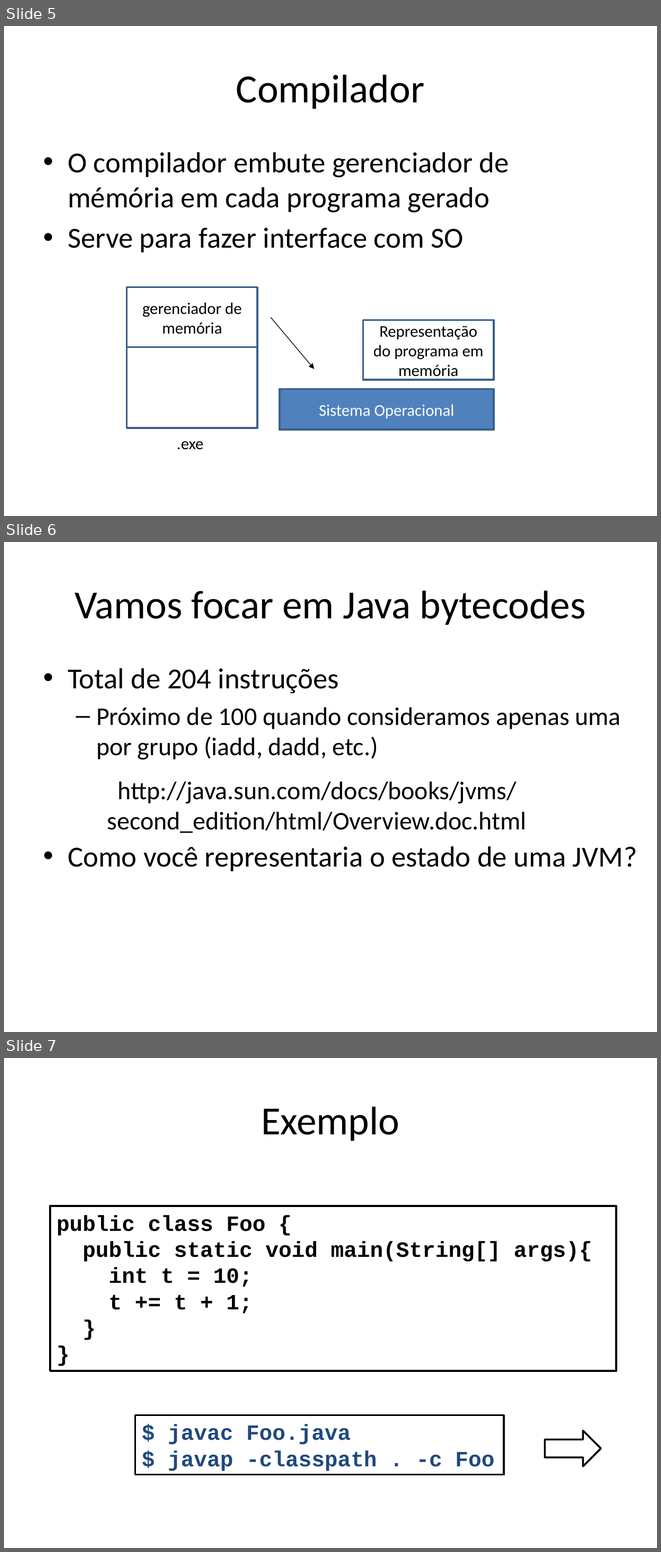
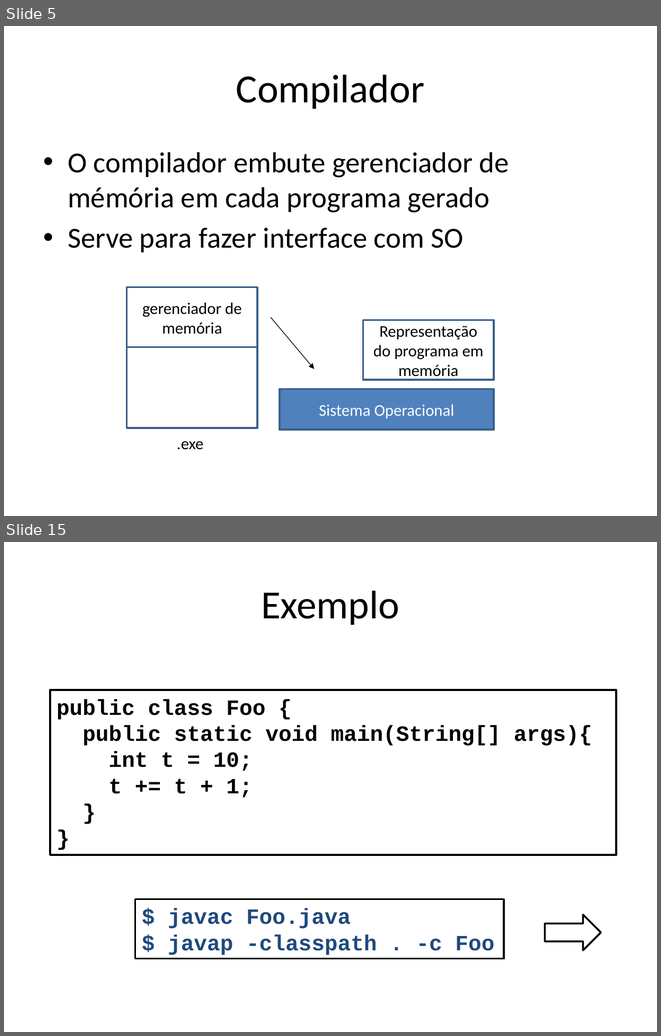
Before and after one commit to damorim/compilers-cin, a slide deck: slides-aulas/ambiente-exec-e-geracao-codigo.pptx. Shown one above the other, each under a label of ours: slides 5, 6 and 7 before the commit, slides 5 and 15 after it; the slides between them are not shown. The pictures are 661x1552 and 661x1036 pixels, drawn with LibreOffice and Linux fonts; fonts in the diff are those of the drawing. Boxes give left, top, right and bottom in pixels: in the first picture for what was removed or moved away, otherwise in the second. Text is boxed around its words. In the diff, an @@ line names an element or a change of style, - is before the commit and + after.

```diff
--- a/slides-aulas/ambiente-exec-e-geracao-codigo.pptx
+++ b/slides-aulas/ambiente-exec-e-geracao-codigo.pptx
@@ slide 6 removed at [4, 542, 657, 1032], background #FFFFFF @@
@@ title removed at [74, 590, 586, 625] @@
-Vamos focar em Java bytecodes
@@ text removed at [68, 668, 637, 871] @@
-• Total de 204 instruções
-  – Próximo de 100 quando consideramos apenas uma por grupo (iadd, dadd, etc.)
-• Como você representaria o estado de uma JVM?
@@ text removed at [107, 781, 527, 833] @@
-http://java.sun.com/docs/books/jvms/second_edition/html/Overview.doc.html
@@ what was slide 7 is now slide 15 @@
```
Also in this commit, not shown: 4 slides changed, 1 other slide removed, 1 other file.
